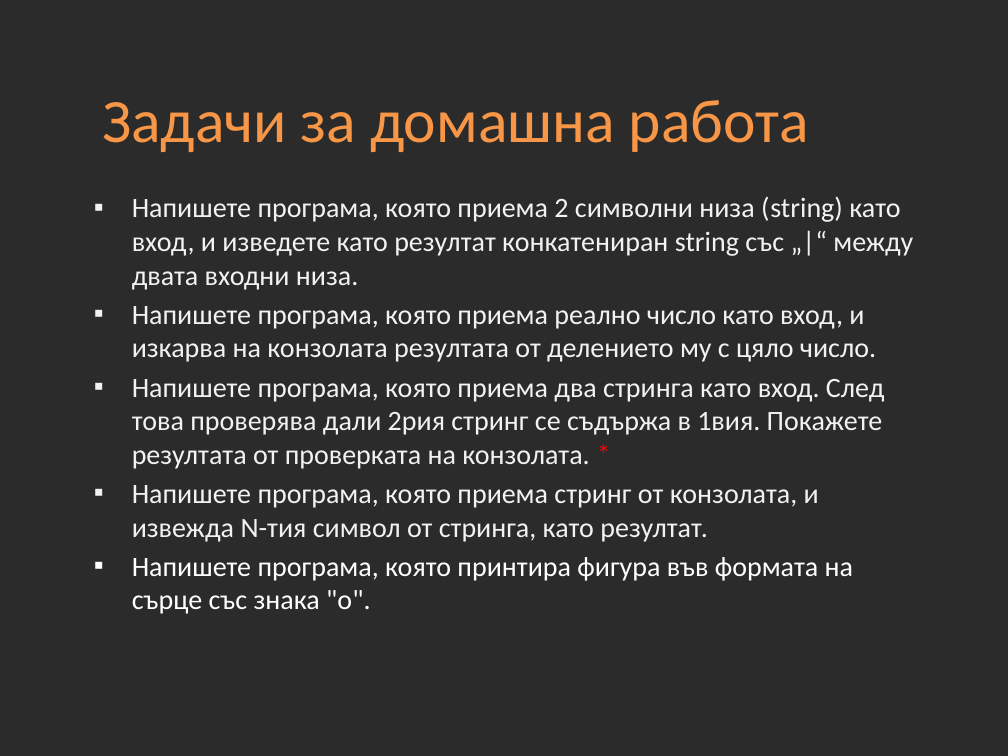
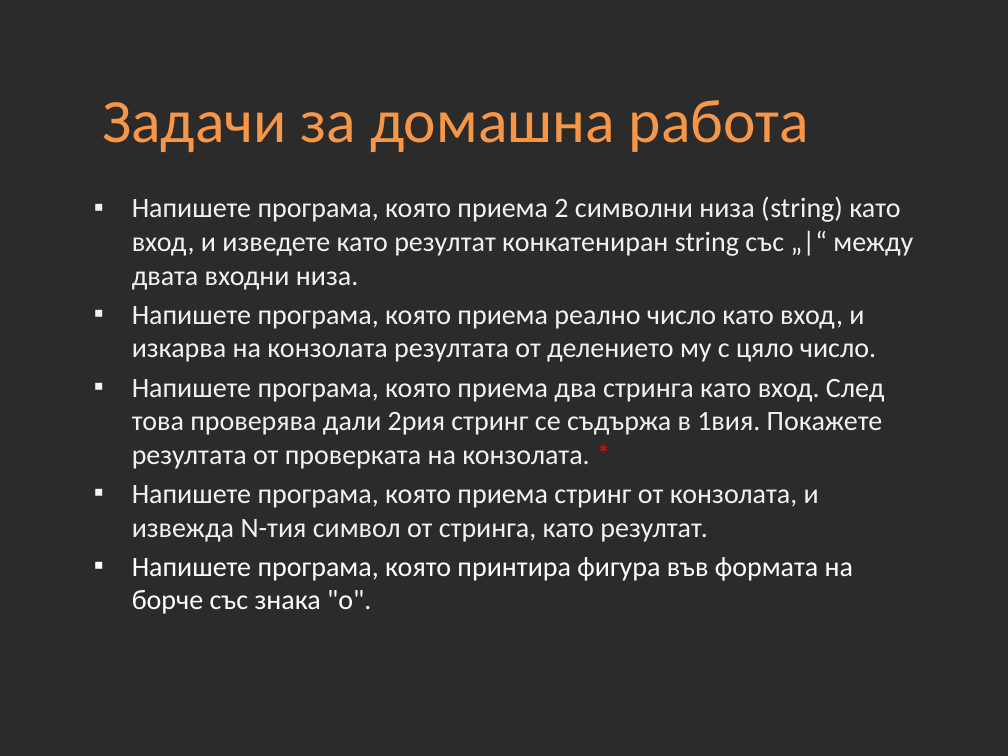
Before and after one commit to Academy-Soft-Intellect/Dot-Net-Course, a slide deck: slide 27 of 02-Data-Types.pptx. Drawn at 1008x756 pixels with LibreOffice and Linux fonts; fonts in the diff are those of the drawing; background and template pictures are left out; a plain dark background stands for a picture behind light text. Boxes give left, top, right and bottom in pixels: in the first picture for what was removed or moved away, otherwise in the second. Text is boxed around its words. In the diff, an @@ line names an element or a change of style, - is before the commit and + after.

```diff
--- a/02-Data-Types.pptx
+++ b/02-Data-Types.pptx
@@ text at <box>132,557,853,614</box>: text changed @@
-▪ Напишете програма, която принтира фигура във формата на сърце със знака "o".
+▪ Напишете програма, която принтира фигура във формата на борче със знака "o".
```
Also in this commit, not shown: 38 other files.
